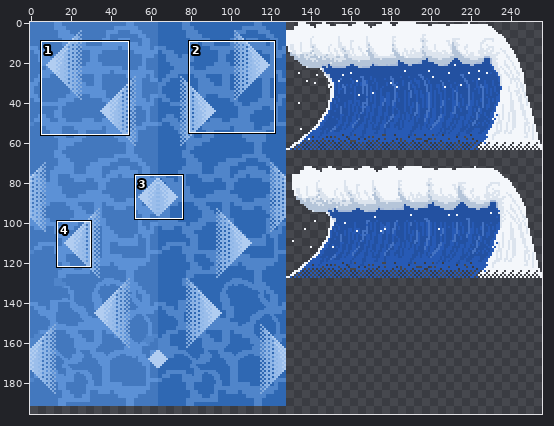
Sprite sheet -- resources/tiles.png. Above, an overview of the earlier version with the close-up marked.
Close-up. First the earlier version:
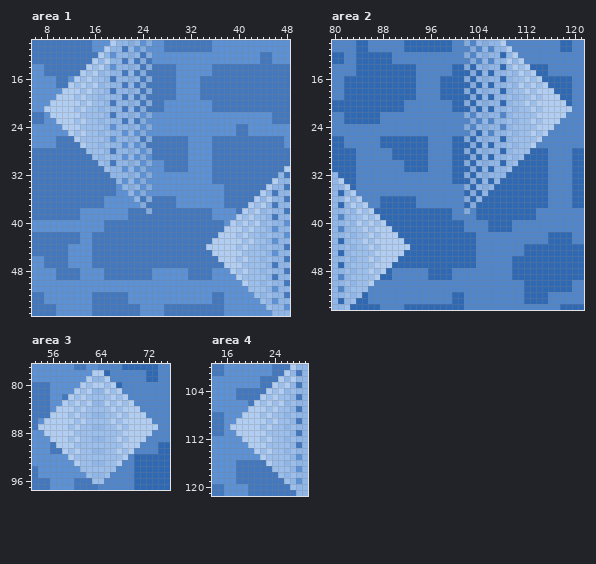
The file is 256x256 pixels. Shown: area 1: x 6..48, y 10..55; area 2: x 80..121, y 10..54; area 3: x 53..75, y 77..97; area 4: x 14..29, y 100..121. The wide view leaves out empty margins. The commit also changed other parts of the picture, which this record leaves out.
After:
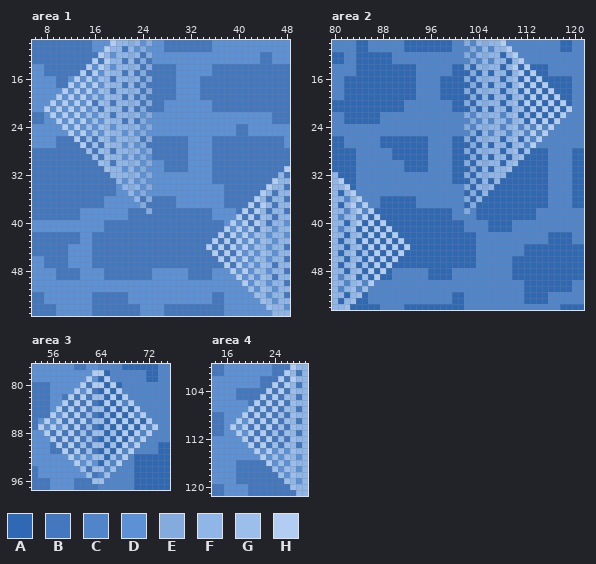
Palette (. is transparent): A #2f68b3  B #4378be  C #5085ca  D #5c91d6  E #84abdd  F #8fb6e7  G #9bbeeb  H #b1cdf1
Change:
Area 1:
y 13: x 17 F -> B
y 14: x 16 G -> D
y 15: x 15 G -> B; x 17 F -> D
y 16: x 14 G -> D; x 16 G -> D
y 17: x 13 G -> D; x 15 G -> D; x 17 F -> D
y 18: x 12 H -> D; x 14 G -> D; x 16 G -> D
y 19: x 11 H -> D; x 13 G -> D; x 15 G -> D; x 17 F -> D
y 20: x 10 H -> D; x 12 H -> D; x 14 G -> D; x 16 G -> B
y 21: x 9 H -> D; x 11 H -> D; x 13 G -> D; x 15 G -> D; x 17 F -> B
y 22: x 10 H -> D; x 12 H -> D; x 14 G -> D; x 16 G -> D
y 23: x 11 H -> D; x 13 G -> D; x 15 G -> D; x 17 F -> D
y 24: x 12 H -> D; x 14 G -> D; x 16 G -> D
y 25: x 13 G -> D; x 15 G -> D; x 17 F -> D
y 26: x 14 G -> B; x 16 G -> B
y 27: x 15 G -> B; x 17 F -> B
y 28: x 16 G -> B
y 29: x 17 F -> B
y 36: x 45 H -> B
y 37: x 43 G -> B
y 38: x 42 G -> B; x 45 G -> B
y 39: x 41 G -> B; x 43 G -> B
y 40: x 40 G -> D; x 42 G -> B; x 45 G -> B
y 41: x 39 H -> D; x 41 G -> D; x 43 G -> B
y 42: x 38 H -> B; x 40 G -> D; x 42 G -> D; x 45 G -> D
y 43: x 37 H -> B; x 39 H -> B; x 41 G -> D; x 43 G -> D
y 44: x 36 H -> B; x 38 H -> B; x 40 G -> D; x 42 G -> D; x 45 G -> D
y 45: x 37 H -> B; x 39 H -> B; x 41 G -> D; x 43 G -> D
y 46: x 38 H -> B; x 40 G -> D; x 42 G -> D; x 45 G -> D
y 47: x 39 H -> B; x 41 G -> D; x 43 G -> D
y 48: x 40 G -> D; x 42 G -> D; x 45 G -> D
y 49: x 41 G -> D; x 43 G -> D
y 50: x 42 G -> D; x 45 G -> D
y 51: x 43 G -> D
y 52: x 45 G -> D
Area 2:
y 13: x 109 H -> A
y 14: x 111 G -> A
y 15: x 109 G -> A; x 112 G -> A
y 16: x 111 G -> A; x 113 G -> A
y 17: x 109 G -> A; x 112 G -> A; x 114 G -> A
y 18: x 111 G -> A; x 113 G -> A; x 115 H -> A
y 19: x 109 G -> A; x 112 G -> A; x 114 G -> A; x 116 H -> A
y 20: x 111 G -> A; x 113 G -> A; x 115 H -> A; x 117 H -> A
y 21: x 109 G -> A; x 112 G -> A; x 114 G -> A; x 116 H -> A; x 118 H -> A
y 22: x 111 G -> A; x 113 G -> A; x 115 H -> A; x 117 H -> A
y 23: x 109 G -> C; x 112 G -> A; x 114 G -> A; x 116 H -> A
y 24: x 111 G -> C; x 113 G -> C; x 115 H -> C
y 25: x 109 G -> C; x 112 G -> C; x 114 G -> C
y 26: x 111 G -> A; x 113 G -> C
y 27: x 109 G -> A; x 112 G -> C
y 28: x 111 G -> A
y 29: x 109 G -> A
y 36: x 82 H -> C
y 37: x 84 G -> C
y 38: x 82 G -> C; x 85 G -> C
y 39: x 84 G -> C; x 86 G -> A
y 40: x 82 G -> A; x 85 G -> A; x 87 G -> A
y 41: x 84 G -> A; x 86 G -> A; x 88 H -> A
y 42: x 82 G -> A; x 85 G -> A; x 87 G -> A; x 89 H -> A
y 43: x 84 G -> A; x 86 G -> A; x 88 H -> A; x 90 H -> A
y 44: x 82 G -> A; x 85 G -> A; x 87 G -> A; x 89 H -> A; x 91 H -> A
y 45: x 84 G -> A; x 86 G -> A; x 88 H -> A; x 90 H -> A
y 46: x 82 G -> A; x 85 G -> A; x 87 G -> A; x 89 H -> A
y 47: x 84 G -> A; x 86 G -> A; x 88 H -> A
y 48: x 82 G -> A; x 85 G -> A; x 87 G -> A
y 49: x 84 G -> A; x 86 G -> A
y 50: x 82 G -> C; x 85 G -> C
y 51: x 84 G -> C
y 52: x 82 G -> A
Area 3:
y 79: x 63..64 FF -> DA
y 80: x 62 G -> B; x 65 G -> A
y 81: x 61 G -> D; x 63..64 FF -> BA; x 66 G -> A
y 82: x 60 G -> B; x 62 G -> B; x 65 G -> A; x 67 G -> A
y 83: x 59 G -> B; x 61 G -> B; x 63..64 FF -> BA; x 66 G -> A; x 68 G -> C
y 84: x 58 H -> B; x 60 G -> B; x 62 G -> B; x 65 G -> A; x 67 G -> A; x 69 H -> A
y 85: x 57 H -> D; x 59 G -> B; x 61 G -> B; x 63..64 FF -> BA; x 66 G -> A; x 68 G -> A; x 70 H -> C
y 86: x 56 H -> D; x 58 H -> B; x 60 G -> B; x 62 G -> B; x 65 G -> A; x 67 G -> A; x 69 H -> A; x 71 H -> A
y 87: x 55 H -> D; x 57 H -> D; x 59 G -> B; x 61 G -> B; x 63..64 FF -> BA; x 66 G -> A; x 68 G -> A; x 70 H -> A; x 72 H -> C
y 88: x 56 H -> B; x 58 H -> B; x 60 G -> B; x 62 G -> B; x 65 G -> A; x 67 G -> A; x 69 H -> A; x 71 H -> C
y 89: x 57 H -> B; x 59 G -> B; x 61 G -> B; x 63..64 FF -> BA; x 66 G -> A; x 68 G -> A; x 70 H -> C
y 90: x 58 H -> B; x 60 G -> B; x 62 G -> B; x 65 G -> A; x 67 G -> A; x 69 H -> C
y 91: x 59 G -> B; x 61 G -> B; x 63..64 FF -> BA; x 66 G -> A; x 68 G -> C
y 92: x 60 G -> D; x 62 G -> D; x 65 G -> A; x 67 G -> C
y 93: x 61 G -> D; x 63..64 FF -> DA; x 66 G -> C
y 94: x 62 G -> B; x 65 G -> C
y 95: x 63..64 FF -> BC
Area 4:
y 102: x 26 F -> B
y 103: x 25 G -> B
y 104: x 24 G -> B; x 26 F -> B
y 105: x 23 G -> B; x 25 G -> B
y 106: x 22 G -> B; x 24 G -> B; x 26 F -> B
y 107: x 21 H -> B; x 23 G -> B; x 25 G -> B
y 108: x 20 H -> B; x 22 G -> B; x 24 G -> B; x 26 F -> B
y 109: x 19 H -> D; x 21 H -> B; x 23 G -> B; x 25 G -> B
y 110: x 18 H -> D; x 20 H -> B; x 22 G -> B; x 24 G -> B; x 26 F -> B
y 111: x 19 H -> D; x 21 H -> B; x 23 G -> B; x 25 G -> B
y 112: x 20 H -> B; x 22 G -> B; x 24 G -> B; x 26 F -> B
y 113: x 21 H -> B; x 23 G -> B; x 25 G -> B
y 114: x 22 G -> D; x 24 G -> D; x 26 F -> D
y 115: x 23 G -> D; x 25 G -> D
y 116: x 24 G -> D; x 26 F -> D
y 117: x 25 G -> D
y 118: x 26 F -> D
Changed places in both close-ups, as pixel boxes (x1, y1, x2, y2):
changed: (50, 58, 104, 160)
changed: (212, 196, 272, 298)
changed: (506, 58, 566, 160)
changed: (344, 196, 404, 298)
changed: (44, 376, 152, 478)
changed: (236, 376, 290, 478)
